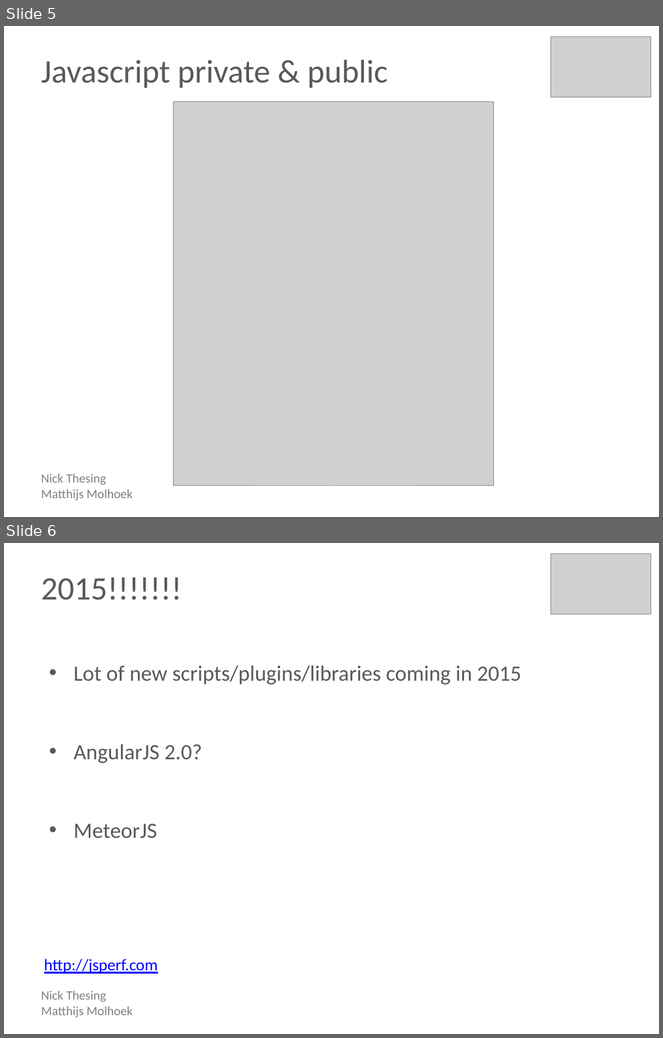
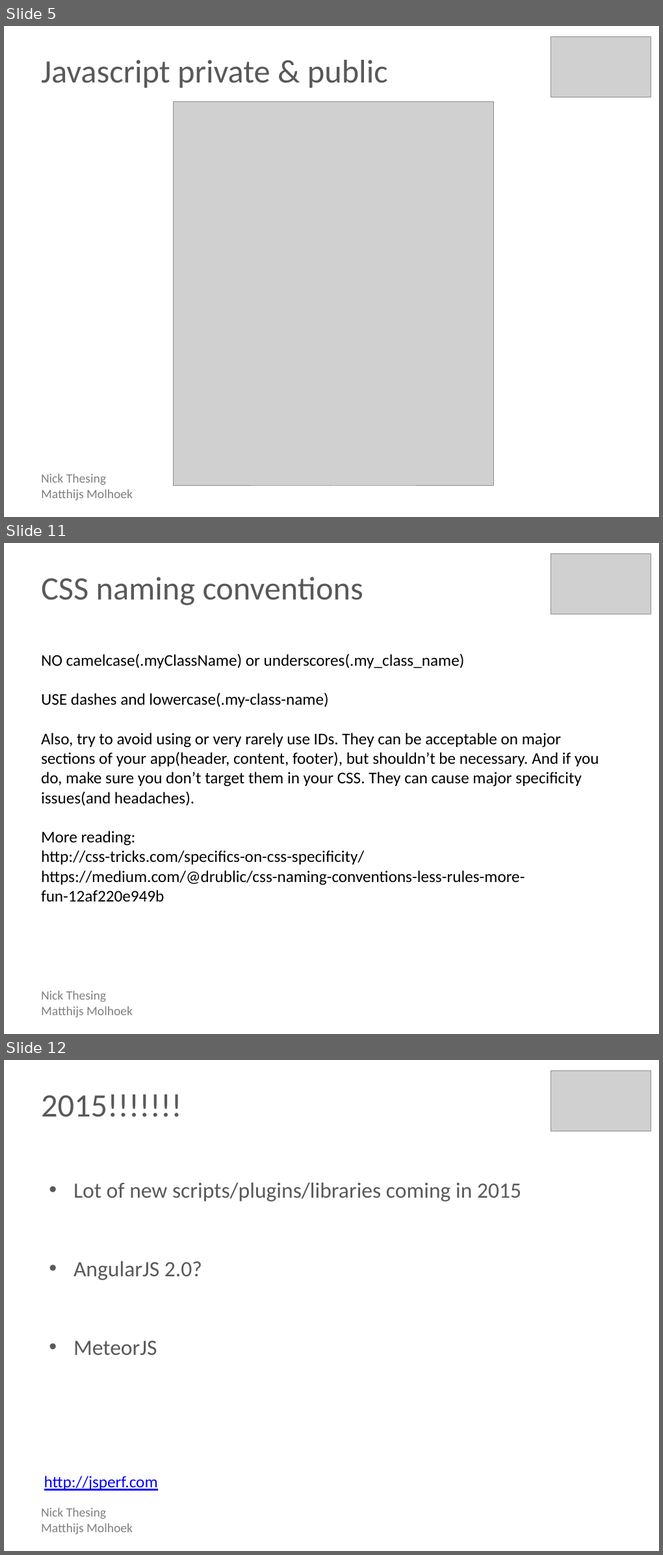
Before and after one commit to nickthesing/Cluster, a slide deck: Javascript-Best-Practices.pptx. Shown one above the other, each under a label of ours: slides 5 and 6 before the commit, slides 5, 11 and 12 after it; the slides between them are not shown. The pictures are 663x1038 and 663x1555 pixels, drawn with LibreOffice and Linux fonts; fonts in the diff are those of the drawing; grey boxes stand for pictures. Boxes give left, top, right and bottom in pixels: in the first picture for what was removed or moved away, otherwise in the second. Text is boxed around its words. In the diff, an @@ line names an element or a change of style, - is before the commit and + after.

Commit message:
ppt

```diff
--- a/Javascript-Best-Practices.pptx
+++ b/Javascript-Best-Practices.pptx
@@ slide 11 added at [4, 543, 659, 1034], background #FFFFFF @@
@@ picture added at [551, 554, 651, 615] @@
@@ text added at [41, 577, 363, 605], 36 pt, text #595959 @@
+CSS naming conventions
@@ text added at [41, 653, 599, 902], 18 pt, text #000000 @@
+NO camelcase(.myClassName) or underscores(.my_class_name)
+USE dashes and lowercase(.my-class-name)
+Also, try to avoid using or very rarely use IDs. They can be acceptable on major sections of your app(header, content, footer), but shouldn’t be necessary. And if you do, make sure you don’t target them in your CSS. They can cause major specificity issues(and headaches).
+More reading:
+http://css-tricks.com/specifics-on-css-specificity/
+https://medium.com/@drublic/css-naming-conventions-less-rules-more-fun-12af220e949b
@@ text added at [41, 991, 133, 1018], 14 pt, text #7F7F7F @@
+Nick Thesing
+Matthijs Molhoek
@@ what was slide 6 is now slide 12 @@
```
Also in this commit, not shown: 5 other slides added.
